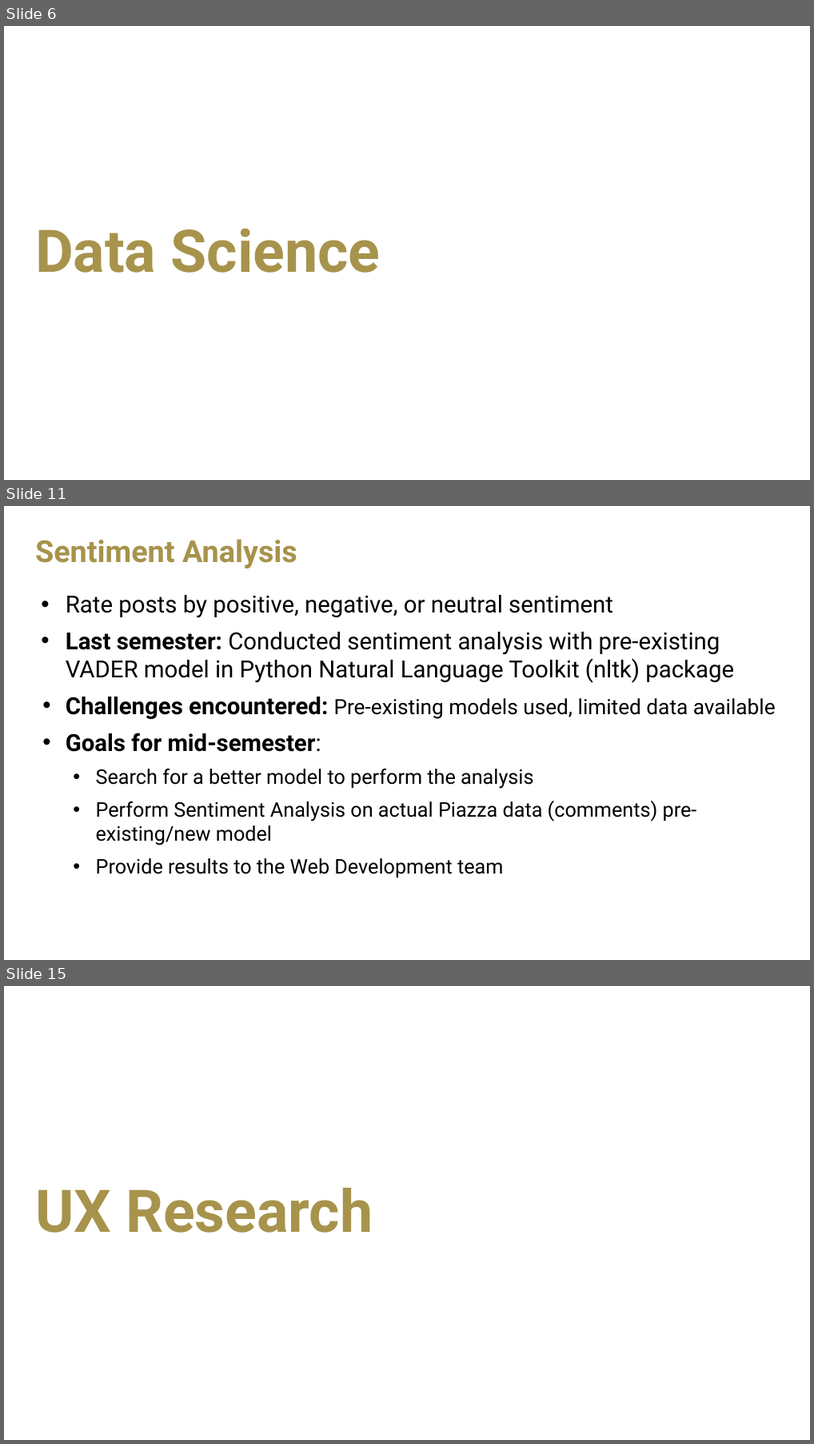
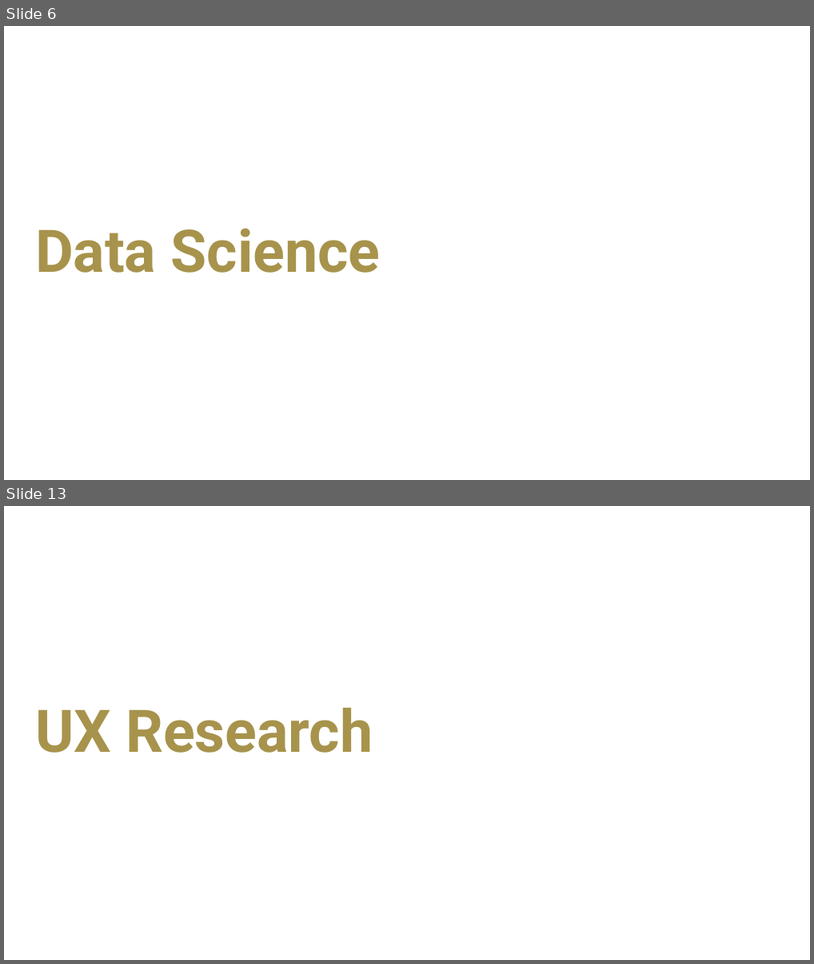
Before and after one commit to saloni-agshiker/DataDrivenEducationLab, a slide deck: spring-2022/presentations/VIP Presentation 1.pptx. Shown one above the other, each under a label of ours: slides 6, 11 and 15 before the commit, slides 6 and 13 after it; the slides between them are not shown. The pictures are 814x1444 and 814x964 pixels, drawn with LibreOffice and Linux fonts; fonts in the diff are those of the drawing; background and template pictures are left out. Boxes give left, top, right and bottom in pixels: in the first picture for what was removed or moved away, otherwise in the second. Text is boxed around its words. In the diff, an @@ line names an element or a change of style, - is before the commit and + after.

```diff
--- a/spring-2022/presentations/VIP Presentation 1.pptx
+++ b/spring-2022/presentations/VIP Presentation 1.pptx
@@ slide 11 removed at (4,506,810,960), background picture (left out) @@
@@ title removed at (35,539,298,568) @@
-Sentiment Analysis
@@ text removed at (66,595,776,877) @@
-• Rate posts by positive, negative, or neutral sentiment
-• Last semester: Conducted sentiment analysis with pre-existing VADER model in Python Natural Language Toolkit (nltk) package
-• Challenges encountered: Pre-existing models used, limited data available
-• Goals for mid-semester:
-  • Search for a better model to perform the analysis
-  • Perform Sentiment Analysis on actual Piazza data (comments) pre-existing/new model
-  • Provide results to the Web Development team
@@ what was slide 15 is now slide 13 @@
```
Also in this commit, not shown: 8 slides changed, 12 slides added, 12 other slides removed, 11 other files.
